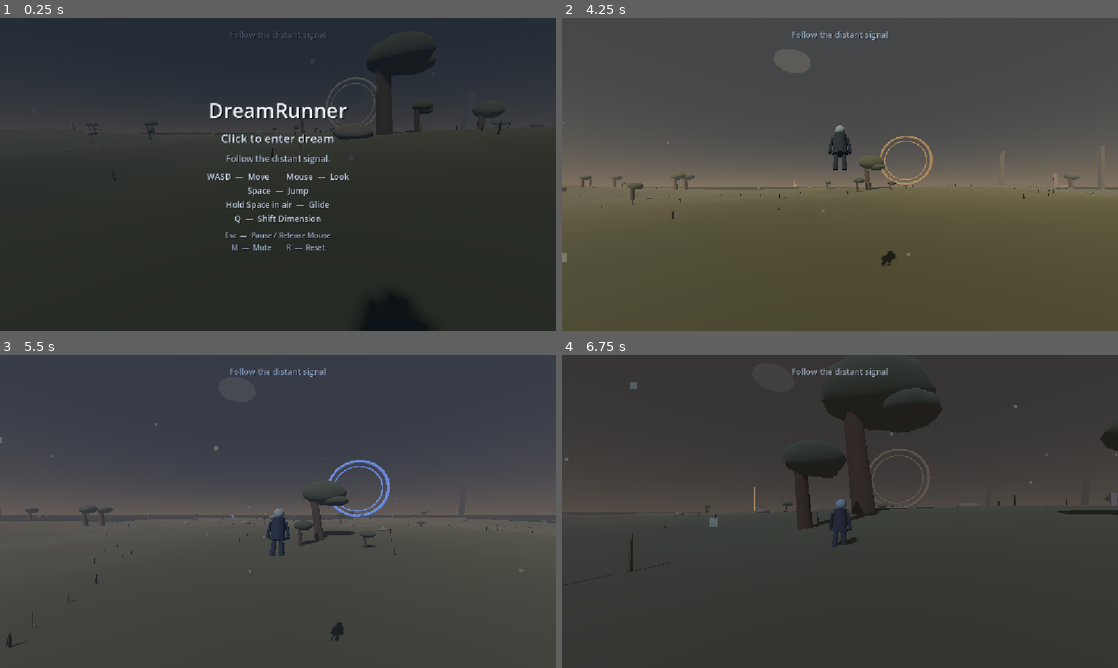
Above: before the commit, frames 1-4 (two rows, left to right).
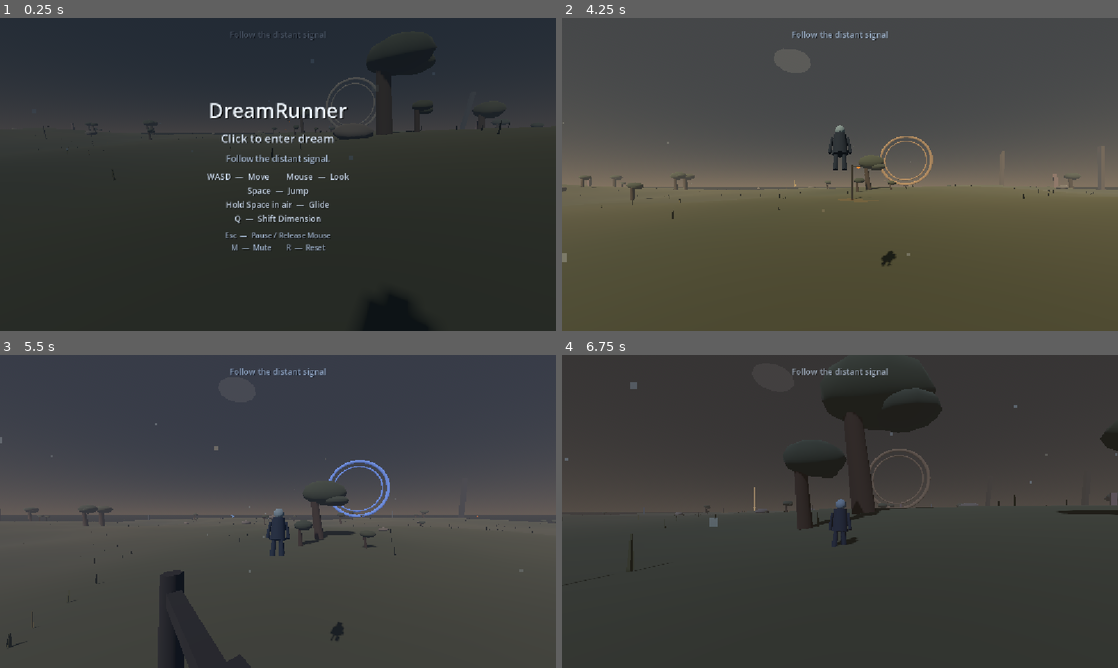
Above: after the commit, the same moments.

Repository: nimanimanima-rgb/DreamRunner
Game: Godot game, scene res://scenes/Game.tscn
Same seed, same stepped clock (60 frames per second), same inputs: the game is played once before the commit and once after it.
Inputs (mouse positions are in pixels of both pictures, inside the frame that each line leads up to):
- Up to frame 1 (0.25 s): no input
- Up to frame 2 (4.25 s): tap Enter at 0.5 s; move the mouse to (812, 237) at 0.52 s; hold Q (shift_dimension) 0.53-1.28 s; hold W (move_forward) 0.53-2.78 s; click (812, 237) at 0.67 s; tap Space (jump) at 0.77, 1.52, 3.02, 3.77 s; move the mouse to (878, 177) at 1.27 s; tap M at 1.35, 2.85 s; move the mouse to (795, 171) at 2.02 s; hold Q (shift_dimension) 2.03-2.78 s; move the mouse to (845, 174) at 2.77 s; hold A (move_left) 2.78-3.53 s; click (845, 174) at 2.92 s; move the mouse to (817, 168) at 3.52 s; hold W (move_forward) from 3.53 s (still down); hold Q (shift_dimension) from 3.53 s (still down)
- Up to frame 3 (5.5 s): keep holding W (move_forward); move the mouse to (305, 511) at 4.27 s; release Q (shift_dimension) at 4.28 s; tap M at 4.35 s; tap Space (jump) at 4.52 s; move the mouse to (250, 511) at 5.02 s; hold Q (shift_dimension) from 5.03 s (still down); click (250, 511) at 5.17 s
- Up to frame 4 (6.75 s): move the mouse to (851, 505) at 5.77 s; release W (move_forward) at 5.78 s; release Q (shift_dimension) at 5.78 s; hold D (move_right) 5.78-6.53 s; tap M at 5.85 s; tap Space (jump) at 6.02 s; move the mouse to (834, 517) at 6.52 s; hold W (move_forward) from 6.53 s (still down); hold Q (shift_dimension) from 6.53 s (still down)

The runs differ from the first frame. In frame 1, less than 0.1% of the frame differs, in the area x 7-53%, y 32-39%; in frame 2, less than 0.1%; in frame 3, 1.4%, in the area x 28-86%, y 51-100%; in frame 4, less than 0.1%.

Commit message:
Improve lamp post visibility and placement

Diff:
--- a/scenes/props/LampPost.tscn
+++ b/scenes/props/LampPost.tscn
@@ -22,26 +22,26 @@
 emission_energy_multiplier = 0.1
 
 [sub_resource type="CylinderMesh" id="PoleMesh"]
-top_radius = 0.12
-bottom_radius = 0.18
-height = 7.0
+top_radius = 0.18
+bottom_radius = 0.25
+height = 9.0
 radial_segments = 6
 
 [sub_resource type="BoxMesh" id="ArmMesh"]
-size = Vector3(1.8, 0.16, 0.16)
+size = Vector3(2.4, 0.22, 0.22)
 
 [sub_resource type="BoxMesh" id="HoodMesh"]
-size = Vector3(0.65, 0.16, 0.55)
+size = Vector3(0.88, 0.22, 0.72)
 
 [sub_resource type="SphereMesh" id="BulbMesh"]
-radius = 0.22
-height = 0.32
+radius = 0.32
+height = 0.46
 radial_segments = 8
 rings = 4
 
 [sub_resource type="CylinderMesh" id="PoolMesh"]
-top_radius = 3.8
-bottom_radius = 3.8
+top_radius = 5.2
+bottom_radius = 5.2
 height = 0.035
 radial_segments = 20
 
@@ -49,27 +49,27 @@
 script = ExtResource("1_lamp")
 
 [node name="Pole" type="MeshInstance3D" parent="."]
-position = Vector3(0, 3.5, 0)
+position = Vector3(0, 4.5, 0)
 mesh = SubResource("PoleMesh")
 material_override = SubResource("MetalMaterial")
 
 [node name="Arm" type="MeshInstance3D" parent="."]
-position = Vector3(0.78, 6.72, 0)
+position = Vector3(1.05, 8.55, 0)
 rotation = Vector3(0, 0, -0.08)
 mesh = SubResource("ArmMesh")
 material_override = SubResource("MetalMaterial")
 
 [node name="LampHood" type="MeshInstance3D" parent="."]
-position = Vector3(1.6, 6.56, 0)
+position = Vector3(2.1, 8.32, 0)
 mesh = SubResource("HoodMesh")
 material_override = SubResource("MetalMaterial")
 
 [node name="LampBulb" type="MeshInstance3D" parent="."]
-position = Vector3(1.6, 6.38, 0)
+position = Vector3(2.1, 8.03, 0)
 mesh = SubResource("BulbMesh")
 material_override = SubResource("BulbMaterial")
 
 [node name="LightPool" type="MeshInstance3D" parent="."]
-position = Vector3(1.6, 0.06, 0)
+position = Vector3(2.1, 0.06, 0)
 mesh = SubResource("PoolMesh")
 material_override = SubResource("PoolMaterial")
--- a/scripts/debug_hud.gd
+++ b/scripts/debug_hud.gd
@@ -42,6 +42,7 @@
 		var chunk_count = terrain_manager.call("get_active_chunk_count")
 		var prop_count = terrain_manager.call("get_active_prop_count")
 		var story_trace_count = terrain_manager.call("get_visible_story_trace_count")
+		var lamp_post_count = terrain_manager.call("get_active_lamp_post_count")
 		var giant_landmark_count = terrain_manager.call("get_active_giant_landmark_count")
 		var far_landmark_count = terrain_manager.call("get_far_landmark_proxy_count")
 		terrain_text = (
@@ -49,6 +50,7 @@
 			+ "Active chunks: %d\n" % chunk_count
 			+ "Active props: %d\n" % prop_count
 			+ "Story traces: %d\n" % story_trace_count
+			+ "Lamp posts: %d\n" % lamp_post_count
 			+ "Giant forms: %d\n" % giant_landmark_count
 			+ "Far silhouettes: %d" % far_landmark_count
 		)
--- a/scripts/lamp_post.gd
+++ b/scripts/lamp_post.gd
@@ -19,25 +19,25 @@
 
 func apply_dimension_profile(dimension_id: StringName) -> void:
 	var warm_color := Color(1.0, 0.56, 0.18)
-	var bulb_energy: float = 0.55
-	var pool_alpha: float = 0.055
+	var bulb_energy: float = 0.75
+	var pool_alpha: float = 0.07
 	match dimension_id:
 		&"cold_overcast":
 			warm_color = Color(0.64, 0.57, 0.45)
-			bulb_energy = 0.16
-			pool_alpha = 0.018
+			bulb_energy = 0.28
+			pool_alpha = 0.03
 		&"golden_dissolve":
 			warm_color = Color(1.0, 0.58, 0.2)
-			bulb_energy = 1.35
-			pool_alpha = 0.1
+			bulb_energy = 1.7
+			pool_alpha = 0.13
 		&"blue_liminal_night":
 			warm_color = Color(1.0, 0.52, 0.16)
-			bulb_energy = 1.65
-			pool_alpha = 0.115
+			bulb_energy = 2.0
+			pool_alpha = 0.15
 		&"dust_haze_afternoon":
 			warm_color = Color(0.93, 0.52, 0.2)
-			bulb_energy = 0.9
-			pool_alpha = 0.07
+			bulb_energy = 1.2
+			pool_alpha = 0.1
 
 	bulb_material.albedo_color = warm_color
 	bulb_material.emission = warm_color
--- a/scripts/terrain_chunk_manager.gd
+++ b/scripts/terrain_chunk_manager.gd
@@ -35,9 +35,11 @@
 @export_range(0.8, 1.0, 0.01) var grass_minimum_normal_y: float = 0.94
 
 @export_group("Roadside Lamp Posts")
-@export_range(0.0, 0.6, 0.02) var lamp_post_chunk_chance: float = 0.28
-@export_range(20.0, 80.0, 2.0) var lamp_post_spacing: float = 42.0
-@export_range(0.8, 1.0, 0.01) var lamp_post_minimum_normal_y: float = 0.95
+@export_range(0.0, 0.85, 0.01) var lamp_post_chunk_chance: float = 0.68
+@export_range(20.0, 80.0, 2.0) var lamp_post_spacing: float = 34.0
+@export_range(0.8, 1.0, 0.01) var lamp_post_minimum_normal_y: float = 0.9
+@export var guarantee_intro_lamp: bool = true
+@export var intro_lamp_chunk: Vector2i = Vector2i(0, -1)
 
 @export_group("Passive Story Traces")
 @export var atmosphere_path: NodePath
@@ -672,15 +674,12 @@
 			placed_positions.append(Vector2(trace_position.x, trace_position.z))
 			prop_count += 1
 
-	if random.randf() < lamp_post_chunk_chance:
-		var lamp_position := get_random_prop_position(random, coordinate, placed_positions)
-		var lamp_world_x: float = coordinate.x * chunk_size + lamp_position.x
-		var lamp_world_z: float = coordinate.y * chunk_size + lamp_position.z
-		if (
-			is_spawn_area_clear(coordinate, lamp_position)
-			and is_prop_spacing_clear(lamp_position, placed_positions, lamp_post_spacing)
-			and sample_surface_normal(lamp_world_x, lamp_world_z).y >= lamp_post_minimum_normal_y
-		):
+	var is_intro_lamp_chunk: bool = guarantee_intro_lamp and coordinate == intro_lamp_chunk
+	if is_intro_lamp_chunk or random.randf() < lamp_post_chunk_chance:
+		var lamp_position := find_lamp_post_position(
+			random, coordinate, placed_positions, is_intro_lamp_chunk
+		)
+		if lamp_position != Vector3.INF:
 			create_lamp_post(chunk, lamp_position, random)
 			placed_positions.append(Vector2(lamp_position.x, lamp_position.z))
 			prop_count += 1
@@ -746,6 +745,44 @@
 	lamp.set_meta("dimension_id", current_dimension_id)
 	chunk.add_child(lamp)
 	lamp_posts.append(lamp)
+
+
+func find_lamp_post_position(
+	random: RandomNumberGenerator,
+	coordinate: Vector2i,
+	placed_positions: Array[Vector2],
+	prefer_intro_corridor: bool
+) -> Vector3:
+	# Lamps deserve several cheap placement attempts. Favor open, gently raised
+	# ground near the chunk's travel corridor so their silhouettes survive grass,
+	# props, and valley lips without forcing them onto perfectly flat terrain.
+	var half_size: float = chunk_size * 0.5 - prop_border_margin
+	var best_position := Vector3.INF
+	var best_score: float = -INF
+	for _attempt in range(16):
+		var candidate := Vector3(
+			random.randf_range(-half_size, half_size),
+			0.0,
+			random.randf_range(-half_size, half_size)
+		)
+		var world_x: float = coordinate.x * chunk_size + candidate.x
+		var world_z: float = coordinate.y * chunk_size + candidate.z
+		candidate.y = sample_height(world_x, world_z)
+		if not is_spawn_area_clear(coordinate, candidate):
+			continue
+		if not is_prop_spacing_clear(candidate, placed_positions, lamp_post_spacing):
+			continue
+		var surface_normal := sample_surface_normal(world_x, world_z)
+		if surface_normal.y < lamp_post_minimum_normal_y:
+			continue
+		var corridor_score: float = -absf(candidate.x) * 0.018
+		if prefer_intro_corridor:
+			corridor_score -= absf(candidate.z - 24.0) * 0.025
+		var score: float = surface_normal.y * 18.0 + candidate.y * 0.12 + corridor_score
+		if score > best_score:
+			best_score = score
+			best_position = candidate
+	return best_position
 
 
 func build_roadside_shelter(trace: Node3D) -> void:
@@ -1847,6 +1884,10 @@
 	return active_prop_count
 
 
+func get_active_lamp_post_count() -> int:
+	return lamp_posts.size()
+
+
 func get_visible_story_trace_count() -> int:
 	var visible_count := 0
 	for trace in story_traces:
Not shown, changed: CURRENT_STATE.md
